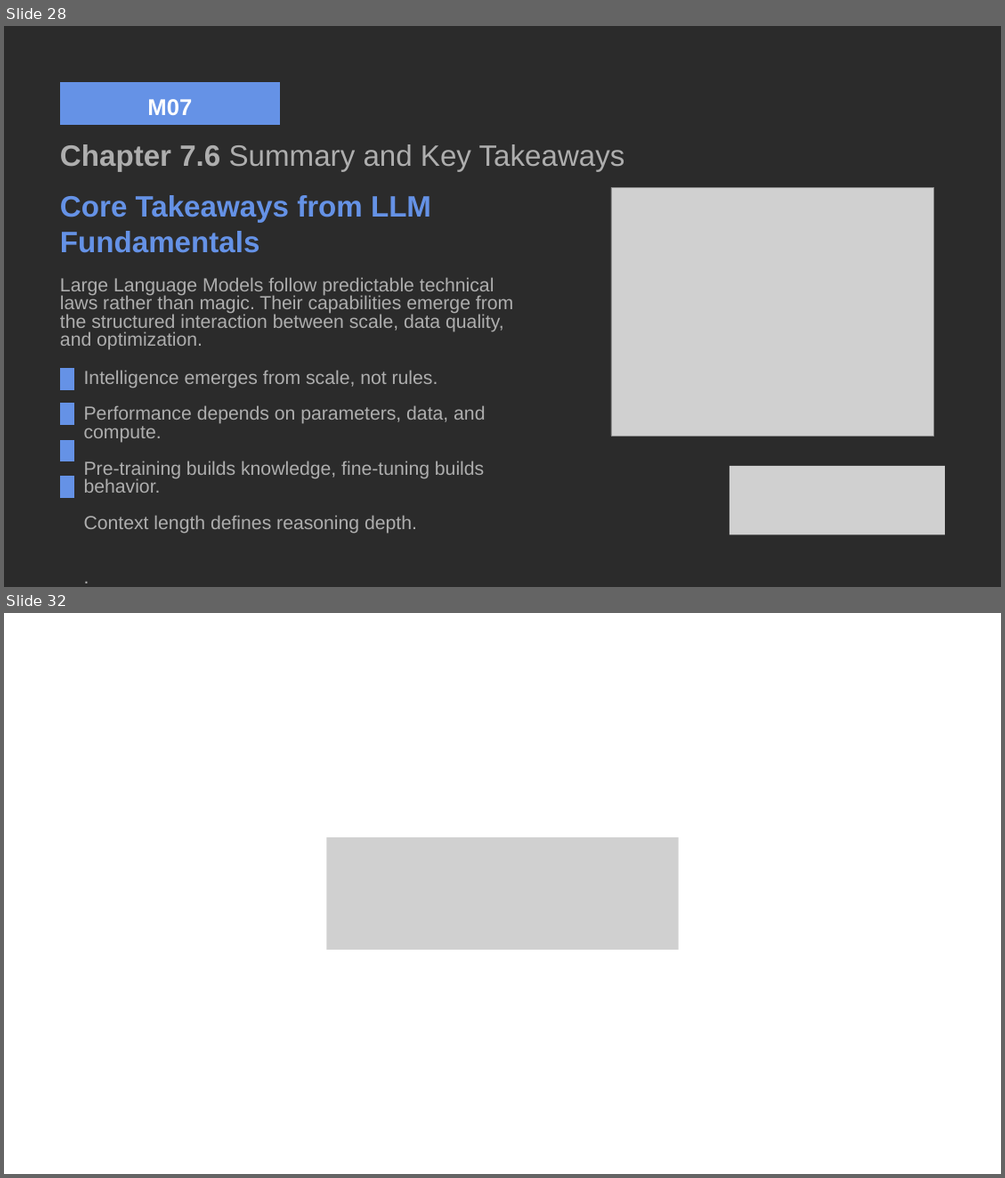
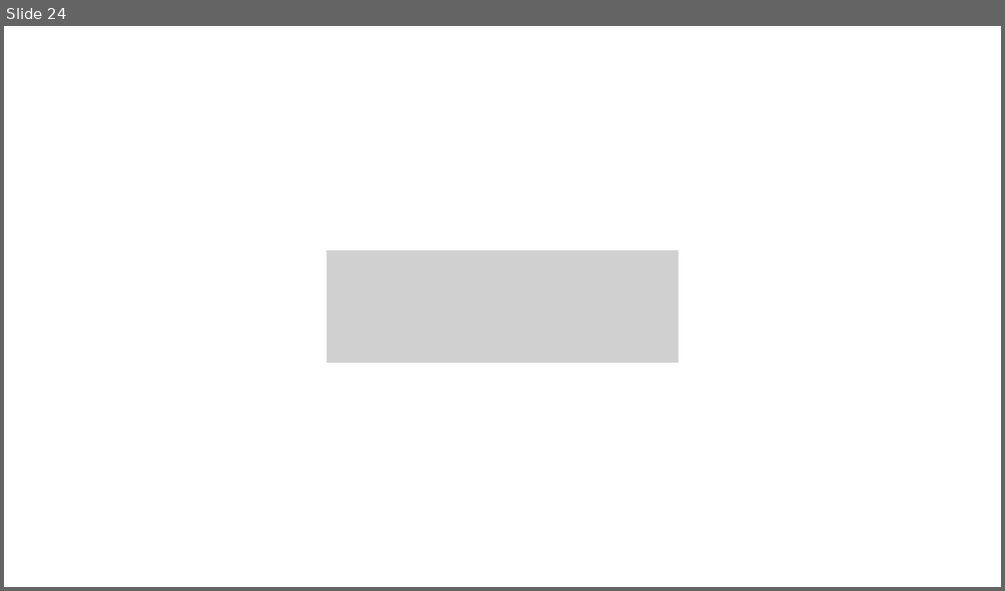
Before and after one commit to rausejop/ai, a slide deck: M06 Multimodal NLP/DEF_M06 Multimodal NLP.pptx. Shown one above the other, each under a label of ours: slides 28 and 32 before the commit, slide 24 after it; the slides between them are not shown. The pictures are 1005x1178 and 1005x591 pixels, drawn with LibreOffice and Linux fonts; fonts in the diff are those of the drawing; grey boxes stand for pictures; background and template pictures are left out; a plain dark background stands for a picture behind light text. Boxes give left, top, right and bottom in pixels: in the first picture for what was removed or moved away, otherwise in the second. Text is boxed around its words. In the diff, an @@ line names an element or a change of style, - is before the commit and + after.

```diff
--- a/M06 Multimodal NLP/DEF_M06 Multimodal NLP.pptx
+++ b/M06 Multimodal NLP/DEF_M06 Multimodal NLP.pptx
@@ slide 28 removed at (x1=4, y1=26, x2=1001, y2=587), background picture (left out) @@
@@ freeform shape removed at (x1=60, y1=82, x2=280, y2=124) @@
@@ text removed at (x1=147, y1=99, x2=192, y2=115) @@
-M07
@@ text removed at (x1=60, y1=144, x2=625, y2=171) @@
-Chapter 7.6 Summary and Key Takeaways
@@ text removed at (x1=60, y1=195, x2=431, y2=253) @@
-Core Takeaways from LLM Fundamentals
@@ picture removed at (x1=611, y1=187, x2=934, y2=435) @@
@@ text removed at (x1=60, y1=277, x2=513, y2=350) @@
-Large Language Models follow predictable technical laws rather than magic. Their capabilities emerge from the structured interaction between scale, data quality, and optimization.
@@ freeform shape removed at (x1=60, y1=368, x2=73, y2=390) @@
@@ text removed at (x1=84, y1=370, x2=485, y2=533) @@
-Intelligence emerges from scale, not rules.
-Performance depends on parameters, data, and compute.
-Pre-training builds knowledge, fine-tuning builds behavior.
-Context length defines reasoning depth.
-.
@@ freeform shape removed at (x1=60, y1=402, x2=73, y2=425) @@
@@ freeform shape removed at (x1=60, y1=440, x2=73, y2=461) @@
@@ freeform shape removed at (x1=60, y1=476, x2=73, y2=498) @@
@@ picture removed at (x1=729, y1=466, x2=945, y2=534) @@
@@ what was slide 32 is now slide 24 @@
```
Also in this commit, not shown: 2 slides changed, 20 slides added, 27 other slides removed, 1 other file.
